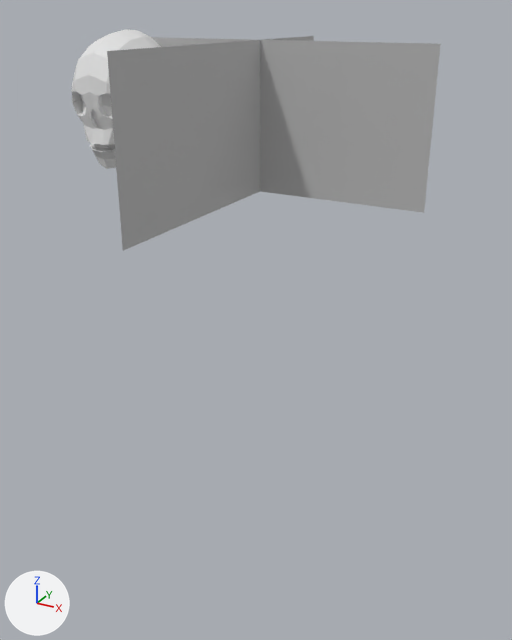
An edit to the FBX model Assets/pruebas/Export_Unity/Animaciones/Volador/Idle.fbx, drawn before and after from the same camera.
Camera for both pictures: a 50 mm camera at (0.09, -0.18, 0.179) aimed at (-0.005, -0.006, 0.092). Lighting does not change. The marker at lower left points along +X, +Y and +Z. Both versions are drawn at frame 31 of the action 'Take 001'; the numbers are the values there.
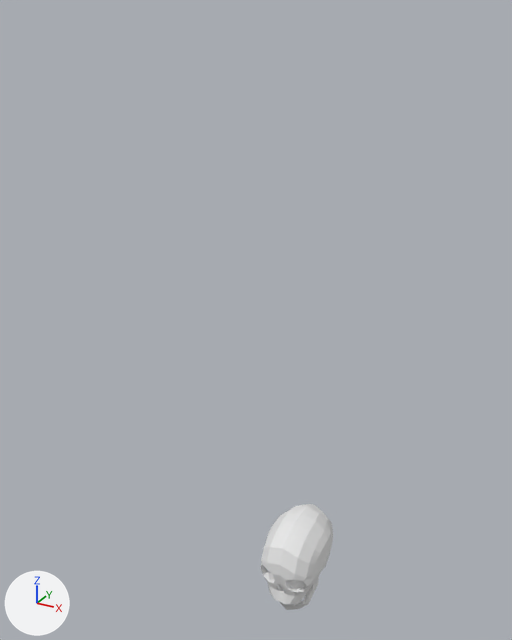
Changed parts and their boxes (x1, y1, x2, y2) in the pictures (512 x 640 px):
```json
{"object": "Plane001", "change": "deleted", "before": [151, 37, 441, 213]}
{"object": "Plane002", "change": "deleted", "before": [107, 36, 314, 250]}
{"object": "Box002", "change": "moved", "before": [71, 29, 161, 145], "after": [261, 504, 333, 604]}
{"object": "Box001", "change": "moved, turned, rescaled", "before": [90, 143, 116, 169], "after": [280, 576, 319, 610]}
{"object": "Cylinder001", "change": "moved", "before": [107, 144, 115, 149], "on screen": "not visible afterwards"}
```

The change, as JSON lines over the scene's bpy script:
```json
{"op": "remove", "block": "ob_plane002", "code": ["ob_plane002 = bpy.data.objects.new('Plane002', me_mesh_001)", "ob_plane002.location = (-0.007, -0.015, 0.151)", "ob_plane002.rotation_euler = (1.571, 0.0, -1.571)  # degrees (90, 0, -90)", "ob_plane002.scale = (0.0133, 0.00338, 0.00655)"]}
{"op": "remove", "block": "ob_plane001", "code": ["ob_plane001 = bpy.data.objects.new('Plane001', me_mesh)", "ob_plane001.location = (-0.007, -0.0006, 0.151)", "ob_plane001.rotation_euler = (1.571, 0.0, 0.0)  # degrees (90, 0, 0)", "ob_plane001.scale = (0.0133, 0.00338, 0.00655)"]}
{"op": "remove", "block": "ob_box001", "code": "ob_box001.parent = ob_box002"}
{"op": "set", "path": "ob_box001.location", "old": "(-0.0571, 0.218, -0.37)", "new": "(-0.00145, 0.00795, -0.014)"}
{"op": "set", "path": "ob_box001.rotation_euler", "old": "(0.0, 0.0, 0.0)", "new": "(0.229, 0.0, 0.0)", "note": "degrees (0, 0, 0) -> degrees (13, 0, 0)"}
{"op": "set", "path": "ob_box001.scale", "old": "(0.148, 0.366, 0.386)", "new": "(0.00377, 0.00929, 0.0098)"}
{"op": "set", "path": "ob_box002.location", "old": "(-0.0472, -0.0218, 0.1552)", "new": "(0.0, 0.0, -0.0056)"}
```
